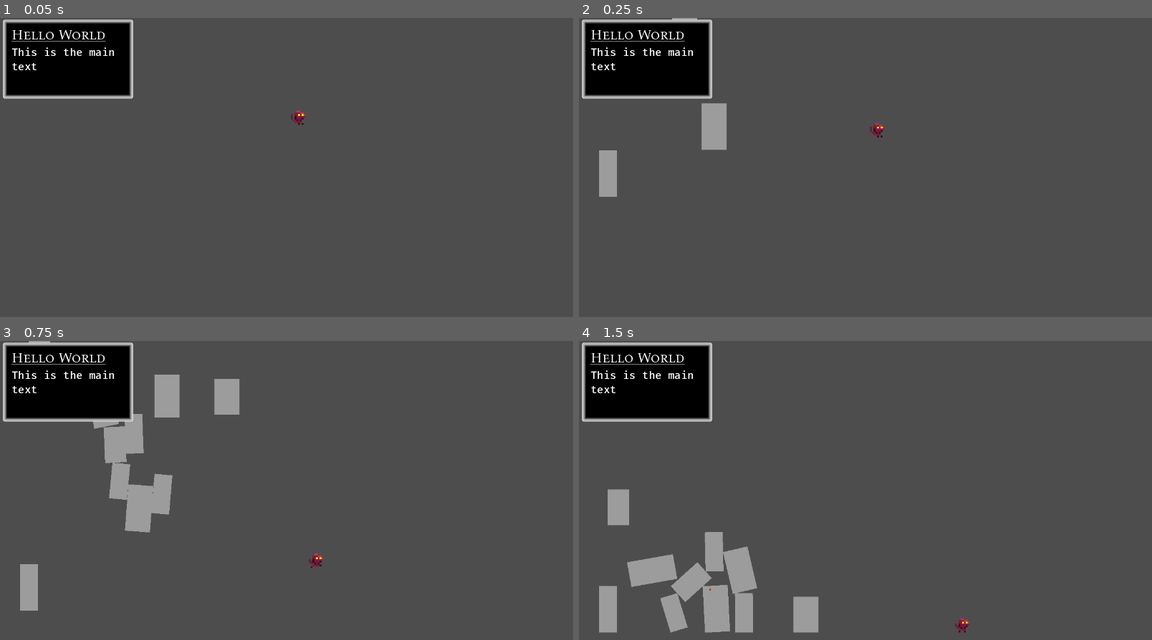
Above: before the commit, frames 1-4 (two rows, left to right).
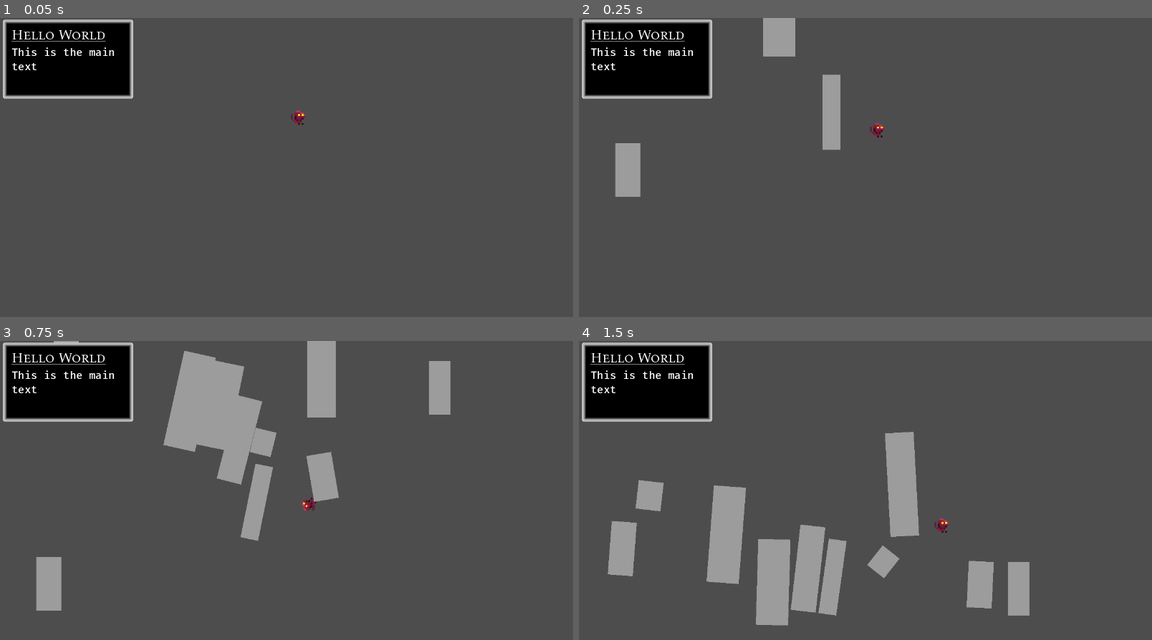
Above: after the commit, the same moments.

Repository: bjornarprytz/goodzilla
Game: Godot game, scene res://main.tscn
The game is run twice, just before and just after one commit, with the same random seed, the same clock (stepped at 60 frames per second) and the same inputs.
Inputs (mouse positions are in pixels of both pictures, inside the frame that each line leads up to):
- Up to frame 1 (0.05 s): no input
- Up to frame 2 (0.25 s): no input
- Up to frame 3 (0.75 s): move the mouse to (412, 484) at 0.52 s; hold Right (ui_right) from 0.53 s (still down); click (412, 484) at 0.67 s
- Up to frame 4 (1.5 s): keep holding Right (ui_right); tap Up (ui_up) at 0.77 s; move the mouse to (750, 517) at 1.27 s

Frame 1 is identical in both runs. In frame 2, 3.4% of the frame differs, in the area x 3-46%, y 0-60%; in frame 3, 12%; in frame 4, 14%, in the area x 3-79%, y 30-98%.

Commit message:
wip tweak initialization phase

Diff:
--- a/src/autoloads/factory.gd
+++ b/src/autoloads/factory.gd
@@ -9,8 +9,9 @@
 func Skyscraper() -> Skyscraper:
 	var skyscraper = skyscraper_spawner.instantiate() as Skyscraper
 
-	skyscraper.width = randi_range(4, 6)
-	skyscraper.height = randi_range(9, 12)
+
+	skyscraper.width = randi_range(4, 8)
+	skyscraper.height = randi_range(skyscraper.width + 1, 30)
 
 
 	return skyscraper
--- a/src/game.gd
+++ b/src/game.gd
@@ -1,5 +1,6 @@
 extends Node2D
 
+@onready var skyscrapers: Node = $Skyscrapers
 
 # Called when the node enters the scene tree for the first time.
 func _ready() -> void:
@@ -8,10 +9,10 @@
 
 		var s = Create.Skyscraper()
 
-		add_child(s)
-		s.position = Vector2(randf_range(10.0, 500.0), randf_range(0.0, 400.0))
+		skyscrapers.add_child(s)
+		s.position = Vector2(randf_range(10.0, 1000.0), randf_range(0.0, 400.0))
 
+	await get_tree().create_timer(5.0).timeout
 
-# Called every frame. 'delta' is the elapsed time since the previous frame.
-func _process(delta: float) -> void:
-	pass
+	for s in skyscrapers.get_children():
+		s.settle()
--- a/src/game.tscn
+++ b/src/game.tscn
@@ -16,3 +16,5 @@
 
 [node name="Goodzilla" parent="." instance=ExtResource("2_h2c03")]
 position = Vector2(666, 222)
+
+[node name="Skyscrapers" type="Node" parent="."]
--- a/src/player/goodzilla.gd
+++ b/src/player/goodzilla.gd
@@ -1,6 +1,8 @@
+class_name Goodzilla
 extends CharacterBody2D
 
 @onready var animation: AnimatedSprite2D = $Animation
+@onready var shape: CollisionShape2D = $Shape
 
 # Speed settings
 var speed: float = 200.0
@@ -66,6 +68,10 @@
 		var nCollisions = get_slide_collision_count()
 		for i in range(nCollisions):
 			var collision_info = get_slide_collision(i)
+
+			var o = collision_info.get_collider()
+			if o is not Skyscraper:
+				continue
 			# Check for wall collisions using angle
 			if collision_info:
 				var collision_angle = collision_info.get_angle(Vector2.UP)
@@ -90,7 +96,10 @@
 	# Rotate the sprite if climbing
 	if is_climbing:
 		# Calculate the rotation in degrees based on the wall's normal
-		animation.rotation_degrees = -(wall_normal.angle_to(Vector2.UP) * 180 / PI)
+		var r = -(wall_normal.angle_to(Vector2.UP) * 180 / PI)
+		animation.rotation_degrees = r
+		shape.rotation = r
 	else:
 		# Reset the rotation when not climbing
 		animation.rotation_degrees = 0
+		shape.rotation = 0
--- a/src/world/skyscraper.gd
+++ b/src/world/skyscraper.gd
@@ -2,6 +2,8 @@
 extends RigidBody2D
 @onready var container: MarginContainer = $Container
 @onready var windowsContainer: FlowContainer = %Windows
+
+var rotation_speed = 4
 
 # In windows
 var width: int
@@ -15,12 +17,17 @@
 
 var alertness: float = 0.0
 
+var alertness_rate: float = 5.0
+var calm_rate: float = 2.0
+
+var disturbed: bool = false
+var settled = false
 
 # Called when the node enters the scene tree for the first time.
 func _ready() -> void:
 	var size = (Vector2(width, height) * windowSize) + (Vector2.ONE * faceMargins * 2)
 
-	print (size)
+	print(size)
 
 	$Collision.shape = RectangleShape2D.new()
 	$Collision.shape.size = size
@@ -45,10 +52,36 @@
 
 # Called every frame. 'delta' is the elapsed time since the previous frame.
 func _process(delta: float) -> void:
-	if get_contact_count() > 0:
-		alertness += delta
-	if alertness > 0:
-		var n = min((windows.size() * (alertness / 50.0)), windows.size()-1)
+	if disturbed:
+		alertness += delta * alertness_rate
+	else:
+		alertness = max(alertness - delta * calm_rate, 0)
 
-		for i in range(n):
+	var threshold: int = int(alertness)
+
+	for i in range(windows.size()):
+		if i < threshold:
 			windows[i].turnOn()
+		else:
+			windows[i].turnOff()
+
+func _physics_process(delta: float) -> void:
+	# Rotate towards standing up
+	if not settled:
+		if rotation < 0:
+			angular_velocity = delta * rotation_speed
+		elif rotation > 0:
+			angular_velocity = -delta * rotation_speed
+
+	var d = false
+	for b in get_colliding_bodies():
+		if b is Goodzilla:
+			d = true
+
+	disturbed = d
+
+func settle() -> void:
+	physics_material_override.bounce = 0
+	mass = 10
+	freeze_mode = FREEZE_MODE_STATIC
+	settled = true
--- a/src/world/skyscraper.tscn
+++ b/src/world/skyscraper.tscn
@@ -1,13 +1,17 @@
-[gd_scene load_steps=3 format=3 uid="uid://4bfuqdmsdfnx"]
+[gd_scene load_steps=4 format=3 uid="uid://4bfuqdmsdfnx"]
 
 [ext_resource type="Script" path="res://world/skyscraper.gd" id="1_rxrpg"]
+
+[sub_resource type="PhysicsMaterial" id="PhysicsMaterial_mfp18"]
+bounce = 0.81
 
 [sub_resource type="RectangleShape2D" id="RectangleShape2D_g5ajj"]
 size = Vector2(40, 40)
 
 [node name="Skyscraper" type="RigidBody2D"]
+physics_material_override = SubResource("PhysicsMaterial_mfp18")
 contact_monitor = true
-max_contacts_reported = 1
+max_contacts_reported = 5
 script = ExtResource("1_rxrpg")
 
 [node name="Shape" type="ColorRect" parent="."]
@@ -33,3 +37,6 @@
 layout_mode = 2
 theme_override_constants/h_separation = 0
 theme_override_constants/v_separation = 0
+
+[connection signal="body_entered" from="." to="." method="_on_body_entered"]
+[connection signal="body_exited" from="." to="." method="_on_body_exited"]
Not shown, changed: readme.md
